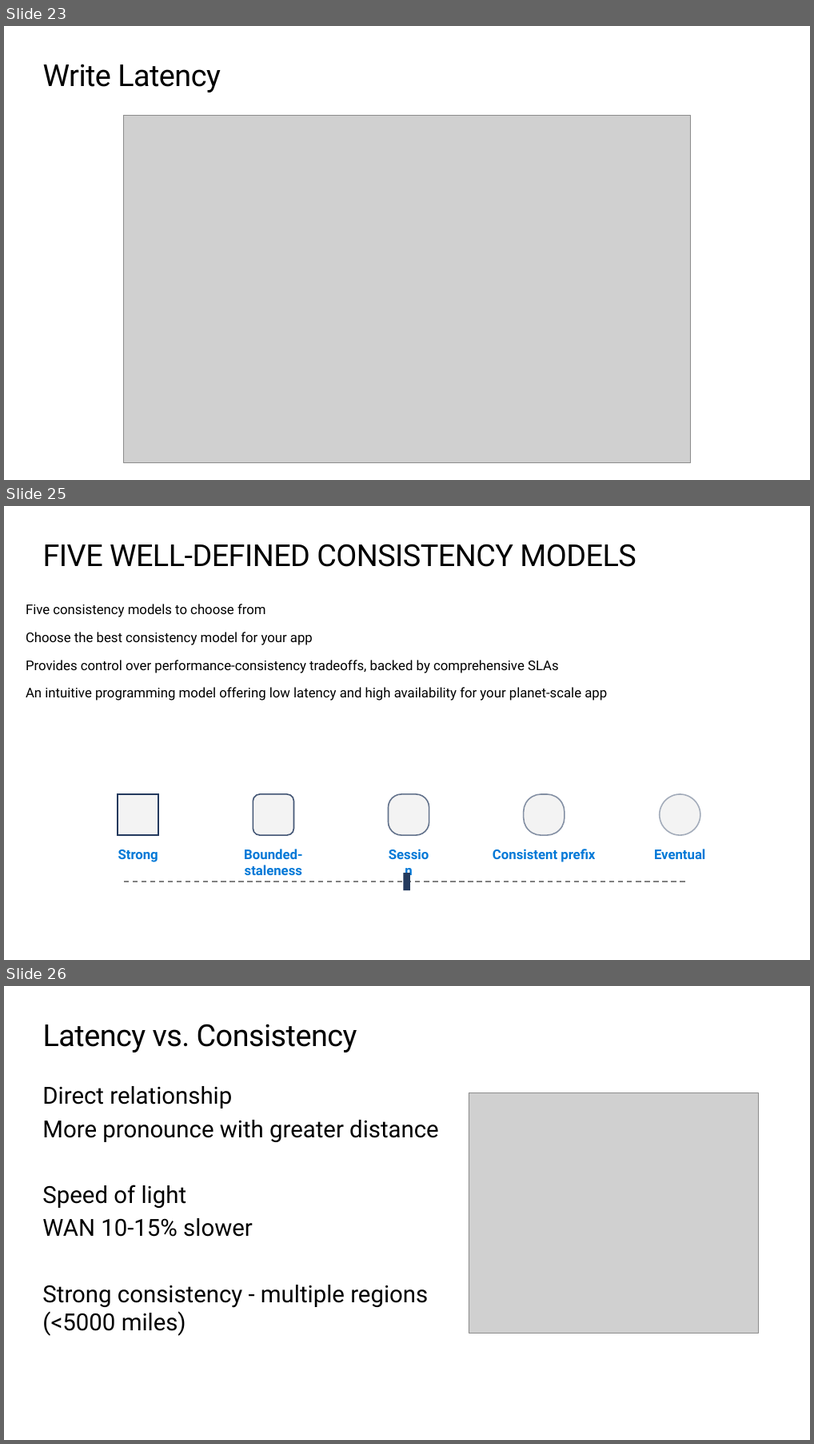
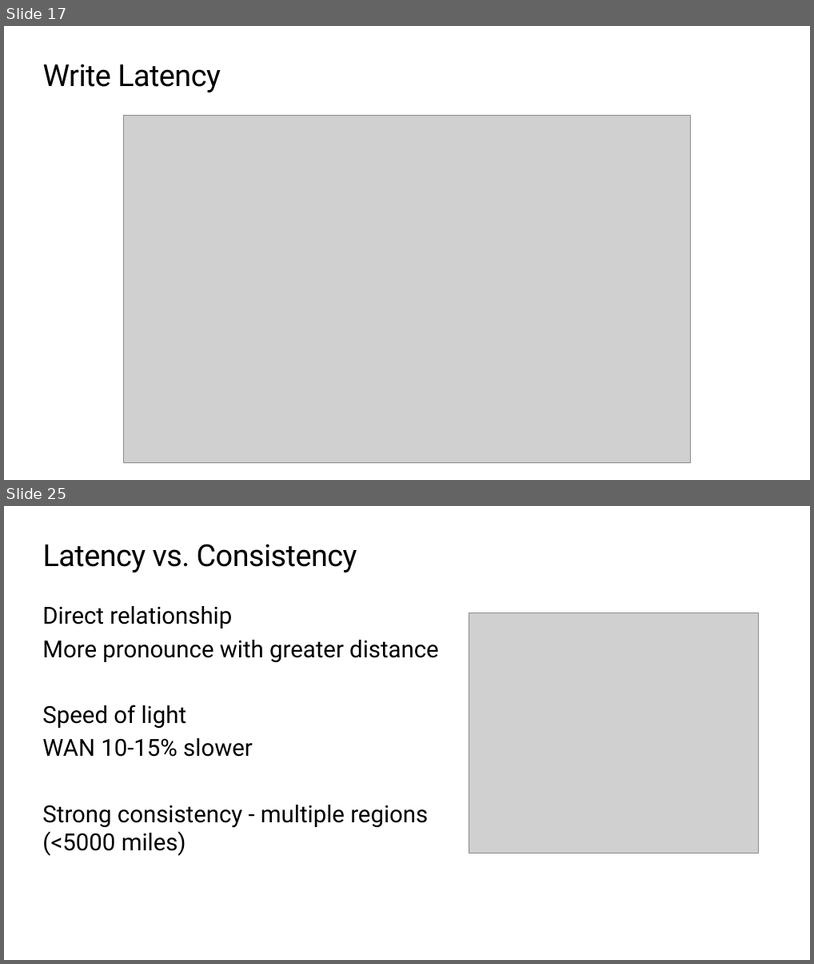
Before and after one commit to markjbrown/cosmos-global-distribution-demos, a slide deck: CosmosGlobalDistDemos/High-perf-apps-CosmosDB.pptx. Shown one above the other, each under a label of ours: slides 23, 25 and 26 before the commit, slides 17 and 25 after it; the slides between them are not shown. The pictures are 814x1444 and 814x964 pixels, drawn with LibreOffice and Linux fonts; fonts in the diff are those of the drawing; grey boxes stand for pictures; background and template pictures are left out. Boxes give left, top, right and bottom in pixels: in the first picture for what was removed or moved away, otherwise in the second. Text is boxed around its words. In the diff, an @@ line names an element or a change of style, - is before the commit and + after.

```diff
--- a/CosmosGlobalDistDemos/High-perf-apps-CosmosDB.pptx
+++ b/CosmosGlobalDistDemos/High-perf-apps-CosmosDB.pptx
@@ slide 25 removed at [4,506,810,960], background #FFFFFF @@
@@ title removed at [43,544,636,567] @@
-FIVE WELL-DEFINED CONSISTENCY MODELS
@@ text removed at [26,604,607,700] @@
-Five consistency models to choose from
-Choose the best consistency model for your app
-Provides control over performance-consistency tradeoffs, backed by comprehensive SLAs
-An intuitive programming model offering low latency and high availability for your planet-scale app
@@ rounded rectangle removed at [389,794,430,835] @@
@@ group removed at [118,794,302,875]: 2 texts, 1 rectangle, 1 rounded rectangle @@
-Strong
-Bounded-staleness
@@ text removed at [386,843,432,865] @@
-Session
@@ group removed at [493,794,706,862]: 2 texts, 1 rounded rectangle, 1 ellipse @@
-Consistent prefix
-Eventual
@@ line removed from (124, 881) to (690, 881) @@
@@ rectangle removed at [404,872,410,890] @@
@@ what was slide 23 is now slide 17 @@
@@ what was slide 26 is now slide 25 @@
```
Also in this commit, not shown: 11 slides changed, 7 slides added, 14 other slides removed.
